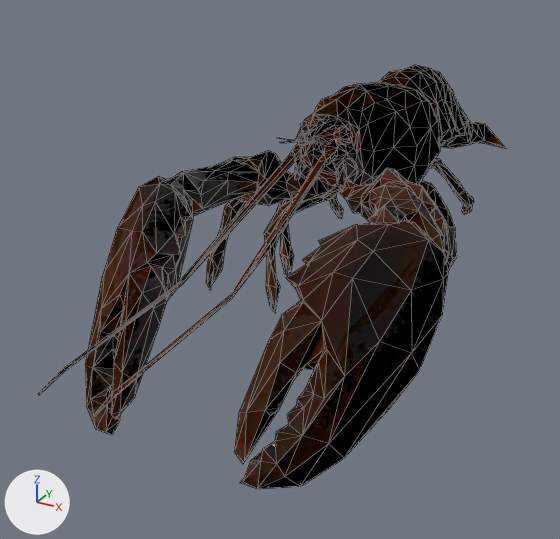
The FBX model Assets/Art/Models/Lobster/lobsterv2.fbx: old version first, new version second.
Both versions are drawn from a 50 mm camera at (3.28, -8.37, 2.56) aimed at (-0.48, -1.54, -0.85). The axes (+X, +Y, +Z) are drawn at lower left. The lights are the same throughout. Mesh edges are drawn as thin lines. Objects named as collision shapes, trigger or cutter boxes, shadow casters or lower levels of detail are left out.

Objects in the first picture: 'Lobster_LOD0'.
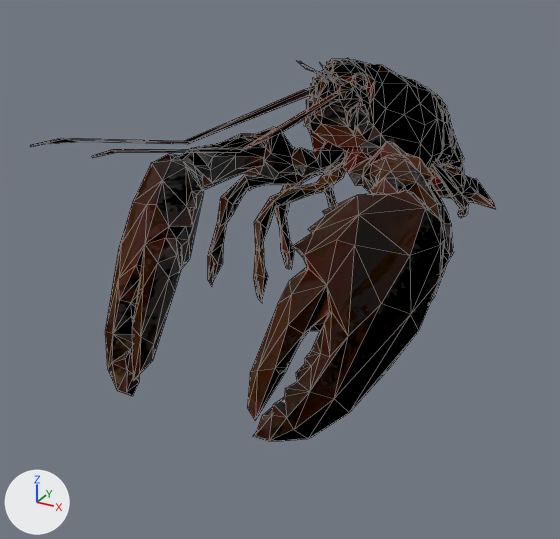
What changed in the scene script:
```text
Change me_defaultmaterial_027:
    used by ob_lobster_lod0; location = (0.04, 0.19, -0.16); rotation_euler = (-2.823, -0.0186, 0.00309), in degrees (-162, -1.1, 0.2); scale = (0.822, 0.822, 0.822)
    remove me_defaultmaterial_027.from_pydata(...)  # 1615 vertices, 3164 faces; spans x -2.12..1.93, y -3.74..6.39, z -2.0..1.51
    add me_defaultmaterial_027.from_pydata(...)  # 1615 vertices, 3164 faces; spans x -1.84..1.99, y -3.34..5.7, z -3.33..2.39
    me_defaultmaterial_027 part 1: the loose piece of 68 vertices spanning x -1.25..-0.22, y -0.56..0.04, z -0.28..1.42 is multiplied about its middle by the matrix ((1.0, -0.019, 0.001), (0.019, 0.999, -0.027), (0.0, 0.027, 1.0)), then moved by (0.03, -0.05, 0.06)
    me_defaultmaterial_027 part 2: the loose piece of 74 vertices spanning x -1.54..-0.24, y 0.82..3.08, z -0.64..-0.05 is multiplied about its middle by the matrix ((1.0, 0.021, -0.005), (-0.022, 0.976, -0.217), (0.0, 0.217, 0.976)), then moved by (0.08, -0.04, 0.08)
    me_defaultmaterial_027 part 3: the loose piece of 75 vertices spanning x 0.23..1.32, y 0.1..1.31, z -0.38..1.49 is multiplied about its middle by the matrix ((1.0, 0.022, -0.005), (-0.023, 0.985, -0.174), (0.001, 0.174, 0.985)), then moved by (0.03, -0.19, 0.1)
    me_defaultmaterial_027 part 4: the loose piece of 583 vertices spanning x -0.97..0.88, y -3.74..6.39, z -2.0..1.51 is rebuilt with 588 vertices and now spans x -0.99..0.86, y -3.34..5.7, z -3.33..2.39
    me_defaultmaterial_027 part 5: the loose piece of 229 vertices spanning x -2.12..-0.08, y 1.04..5.56, z -1.67..-0.03 is rebuilt with 223 vertices and now spans x -1.84..0.04, y 0.95..5.16, z -1.61..0.13
    me_defaultmaterial_027 part 6: the loose piece of 228 vertices spanning x -0.08..1.93, y 1.04..5.58, z -1.63..0.01 is rebuilt with 223 vertices and now spans x 0.05..1.99, y 0.94..5.13, z -1.56..0.18
    me_defaultmaterial_027 part 7: the loose piece of 74 vertices spanning x -1.47..-0.23, y 0.04..1.21, z -0.43..1.27 is rebuilt with 76 vertices and now spans x -1.44..-0.21, y 0.01..0.95, z -0.39..1.44
    me_defaultmaterial_027 part 8: the loose piece of 62 vertices spanning x 0.23..1.22, y -0.7..0.04, z -0.29..1.07 is rebuilt with 63 vertices and now spans x 0.25..1.25, y -0.74..0.03, z -0.22..1.11
    me_defaultmaterial_027 part 9
    3 vertices are removed from x -0.35..1.41, y 0.48..1.46, z -0.32..0.05
    24 faces are deleted
    6 vertices are added at (-0.37, 0.51, -0.27), (-0.36, 0.48, -0.32), (0.48, 0.56, -0.23), (0.41, 0.53, -0.26), (1.41, 1.44, 0.05), (1.4, 1.49, 0.06)
    29 new faces join them, mat_lambert1_005
    1 new face joins them, mat_lambert1_004
Change ob_lobster_lod0:
    ob_lobster_lod0.location: (0.04, 0.19, -0.16) -> (-0.03, 0.14, -0.1)
    ob_lobster_lod0.rotation_euler: (-2.823, -0.0186, 0.00309) -> (-2.887, -0.0137, -0.0213)  # degrees (-162, -1.1, 0.2) -> degrees (-165, -0.8, -1.2)
```

Location of each change, [x1, y1, x2, y2] in pixels of the pictures (560 x 539 px; the box of a moved part takes in the faces that stretch with it):
'Lobster_LOD0', reshaped, moved, turned
    before: [38, 65, 505, 489]
    after: [30, 58, 495, 441]
part 1 of me_defaultmaterial_027, moved or reshaped
    before: [330, 195, 343, 219]
    after: [323, 170, 337, 208]
part 2 of me_defaultmaterial_027, moved or reshaped
    before: [207, 199, 305, 289]
    after: [208, 168, 329, 287]
part 3 of me_defaultmaterial_027, moved or reshaped
    before: [419, 180, 457, 272]
    after: [428, 182, 454, 301]
part 4 of me_defaultmaterial_027, rebuilt (57% shorter)
    before: [38, 65, 505, 416]
    after: [30, 58, 495, 209]
part 5 of me_defaultmaterial_027, rebuilt
    before: [85, 151, 340, 436]
    after: [105, 127, 346, 396]
part 6 of me_defaultmaterial_027, rebuilt (7% narrower, 7% shorter)
    before: [234, 168, 448, 489]
    after: [247, 141, 445, 441]
part 7 of me_defaultmaterial_027, rebuilt
    before: [277, 201, 294, 275]
    after: [275, 165, 337, 269]
part 8 of me_defaultmaterial_027, rebuilt
    before: [430, 159, 474, 215]
    after: [430, 161, 469, 218]
part 9 of me_defaultmaterial_027, moved or reshaped (not visible afterwards)
    before: [444, 221, 449, 262]
